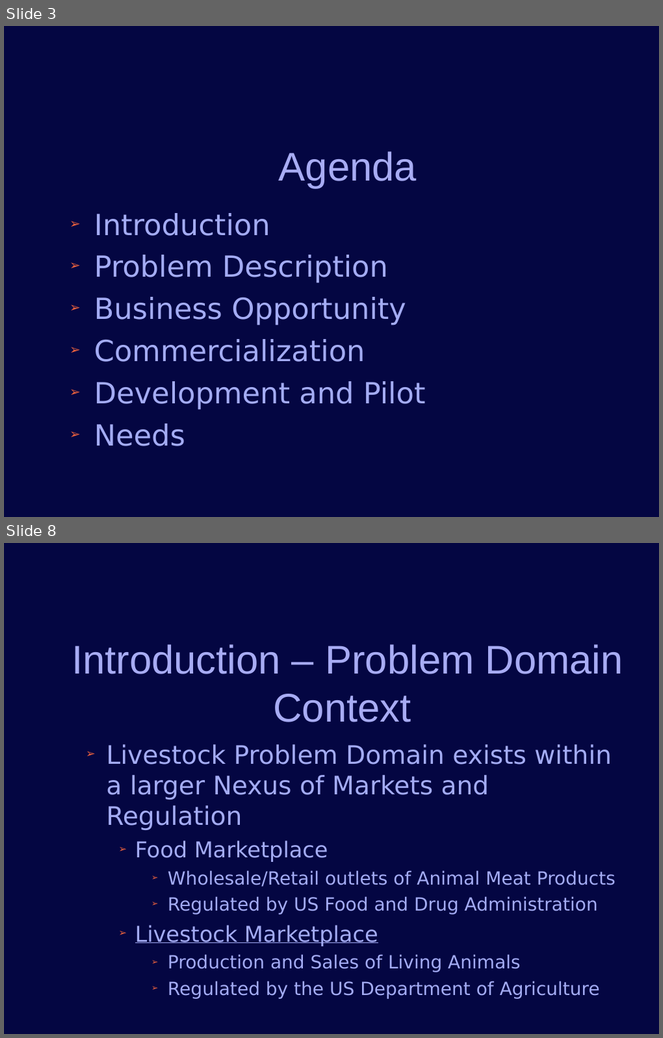
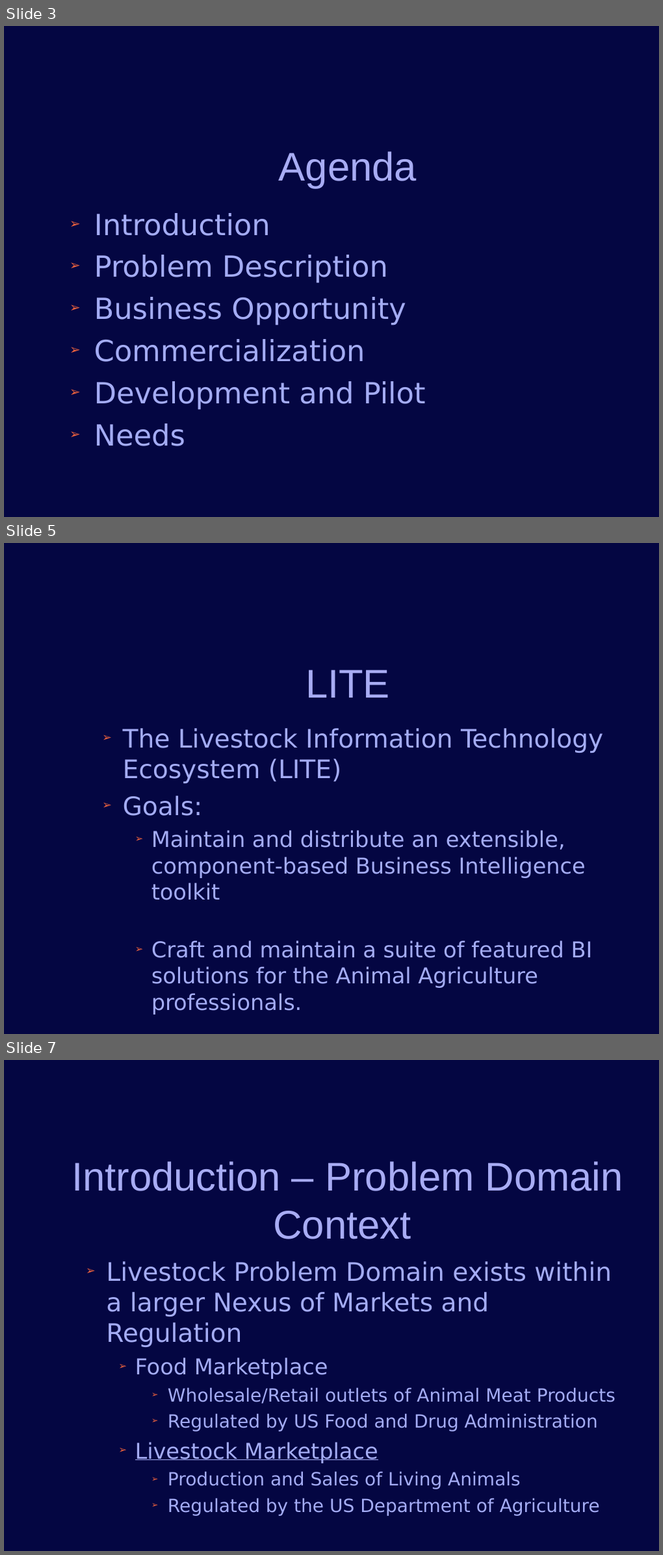
Before and after one commit to jconlon/Tracker, a slide deck: tracker/trunk/com.verticon.tracker.documentation/src/Business Introduction.odp. Shown one above the other, each under a label of ours: slides 3 and 8 before the commit, slides 3, 5 and 7 after it; the slides between them are not shown. The pictures are 663x1038 and 663x1555 pixels, drawn with LibreOffice and Linux fonts; fonts in the diff are those of the drawing; background and template pictures are left out. Boxes give left, top, right and bottom in pixels: in the first picture for what was removed or moved away, otherwise in the second. Text is boxed around its words. In the diff, an @@ line names an element or a change of style, - is before the commit and + after.

```diff
--- a/tracker/trunk/com.verticon.tracker.documentation/src/Business Introduction.odp
+++ b/tracker/trunk/com.verticon.tracker.documentation/src/Business Introduction.odp
@@ slide 5 added at box(4, 543, 659, 1034), background #040642 @@
@@ title added at box(306, 670, 390, 698), 44 pt, text #A8ACF4 @@
+LITE
@@ text added at box(123, 728, 603, 1015), 24 pt, text #A4ACF4 @@
+  ➢ The Livestock Information Technology Ecosystem (LITE)
+  ➢ Goals:
+    ➢ Maintain and distribute an extensible, component-based Business Intelligence toolkit
+    ➢ Craft and maintain a suite of featured BI solutions for the Animal Agriculture professionals.
@@ what was slide 8 is now slide 7 @@
```
Also in this commit, not shown: 5 slides changed, 2 slides removed.
